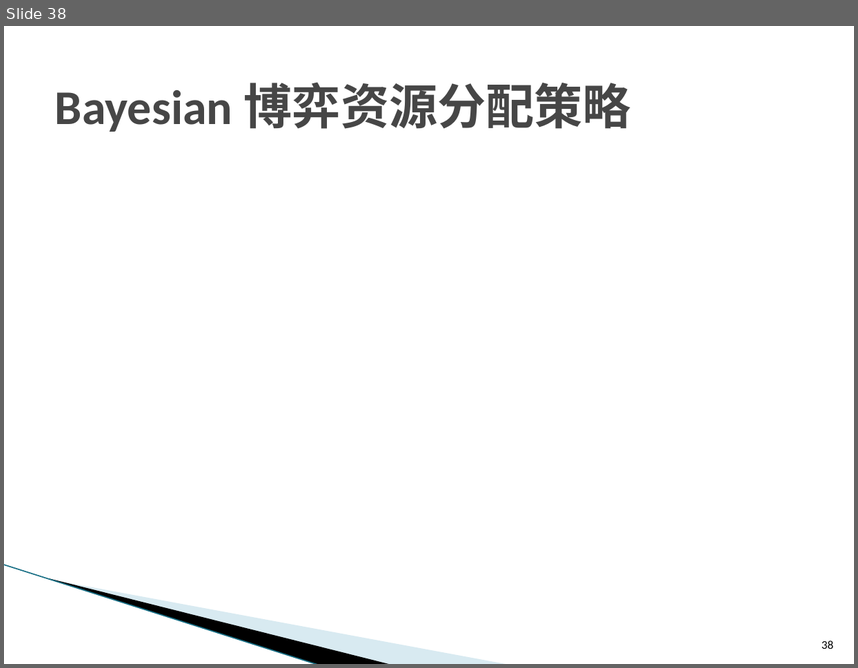
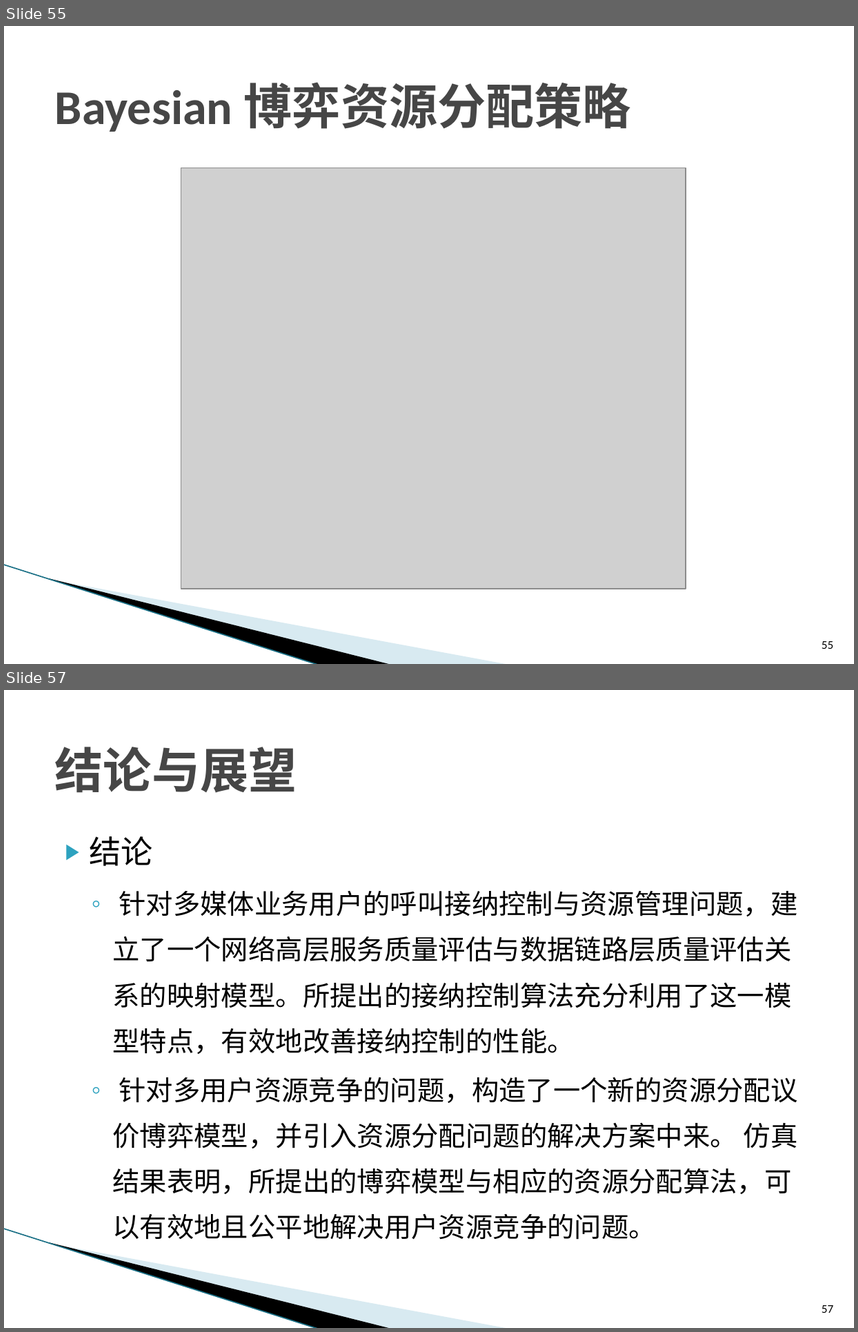
Before and after one commit to ZhiweiYAN/yzw_thesis, a slide deck: defense_phd.pptx. Shown one above the other, each under a label of ours: slide 38 before the commit, slides 55 and 57 after it; the slides between them are not shown. The pictures are 858x668 and 858x1332 pixels, drawn with LibreOffice and Linux fonts; fonts in the diff are those of the drawing; grey boxes stand for pictures; background and template pictures are left out. Boxes give left, top, right and bottom in pixels: in the first picture for what was removed or moved away, otherwise in the second. Text is boxed around its words. In the diff, an @@ line names an element or a change of style, - is before the commit and + after.

```diff
--- a/defense_phd.pptx
+++ b/defense_phd.pptx
@@ slide 57 added at [4, 690, 854, 1328], background #FFFFFF; not listed: 3 template elements that a slide beside it also shows @@
@@ title added at [55, 747, 297, 793], 41 pt, text #464646, bold @@
+结论与展望
@@ text added at [89, 836, 798, 1239], 23 pt, text #000000 @@
+▶ 结论
+  ◦ 针对多媒体业务用户的呼叫接纳控制与资源管理问题，建立了一个网络高层服务质量评估与数据链路层质量评估关系的映射模型。所提出的接纳控制算法充分利用了这一模型特点，有效地改善接纳控制的性能。
+  ◦ 针对多用户资源竞争的问题，构造了一个新的资源分配议价博弈模型，并引入资源分配问题的解决方案中来。 仿真结果表明，所提出的博弈模型与相应的资源分配算法，可以有效地且公平地解决用户资源竞争的问题。
@@ page number added at [822, 1305, 833, 1312], 10 pt, text #000000 @@
+57
@@ what was slide 38 is now slide 55 @@
@@ slide 55 changed as well @@
@@ picture added at [181, 168, 686, 589] @@
@@ page number at [822, 641, 833, 648]: text changed @@
-38
+55
```
Also in this commit, not shown: 4 other slides changed, 20 other slides added.
